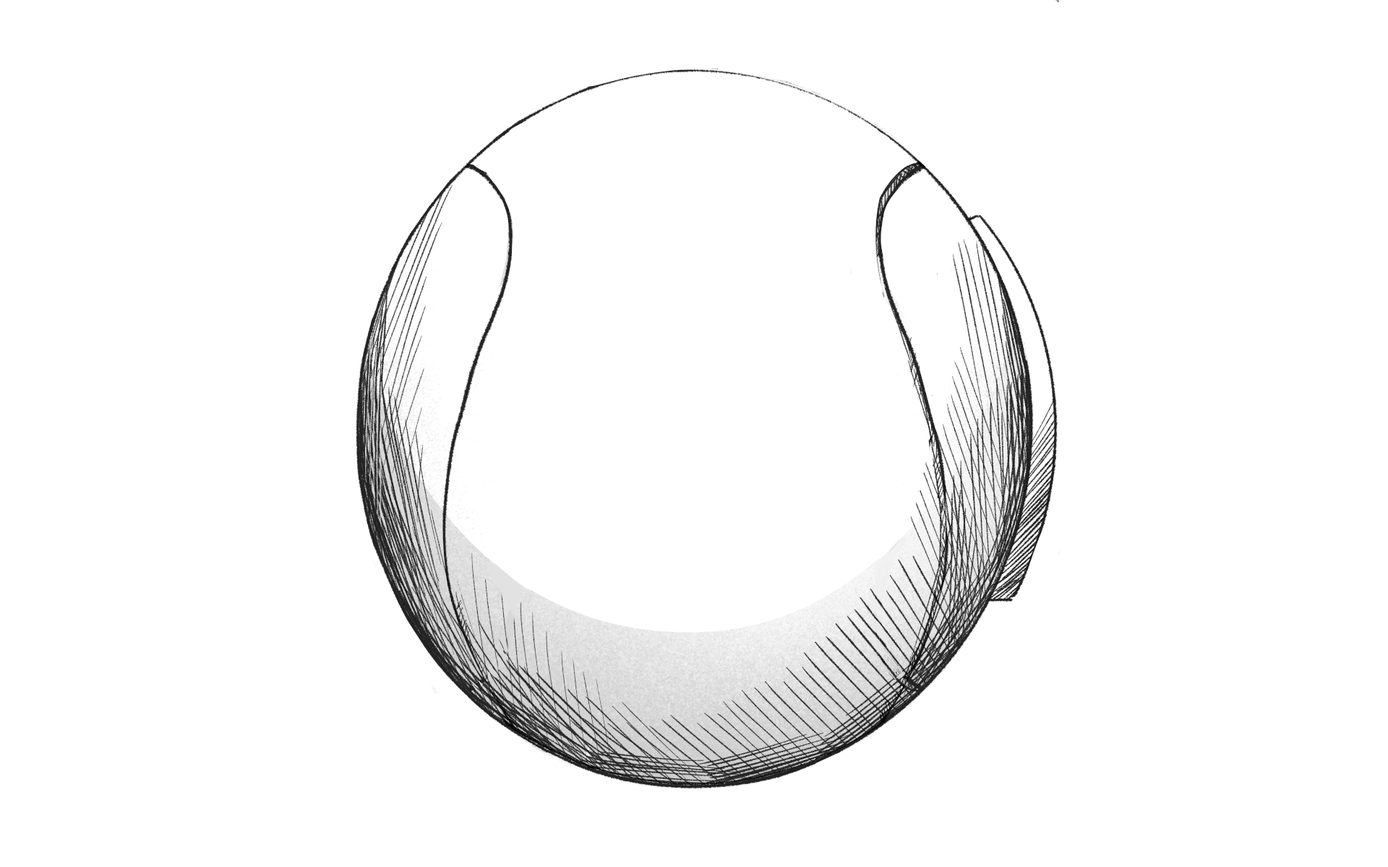
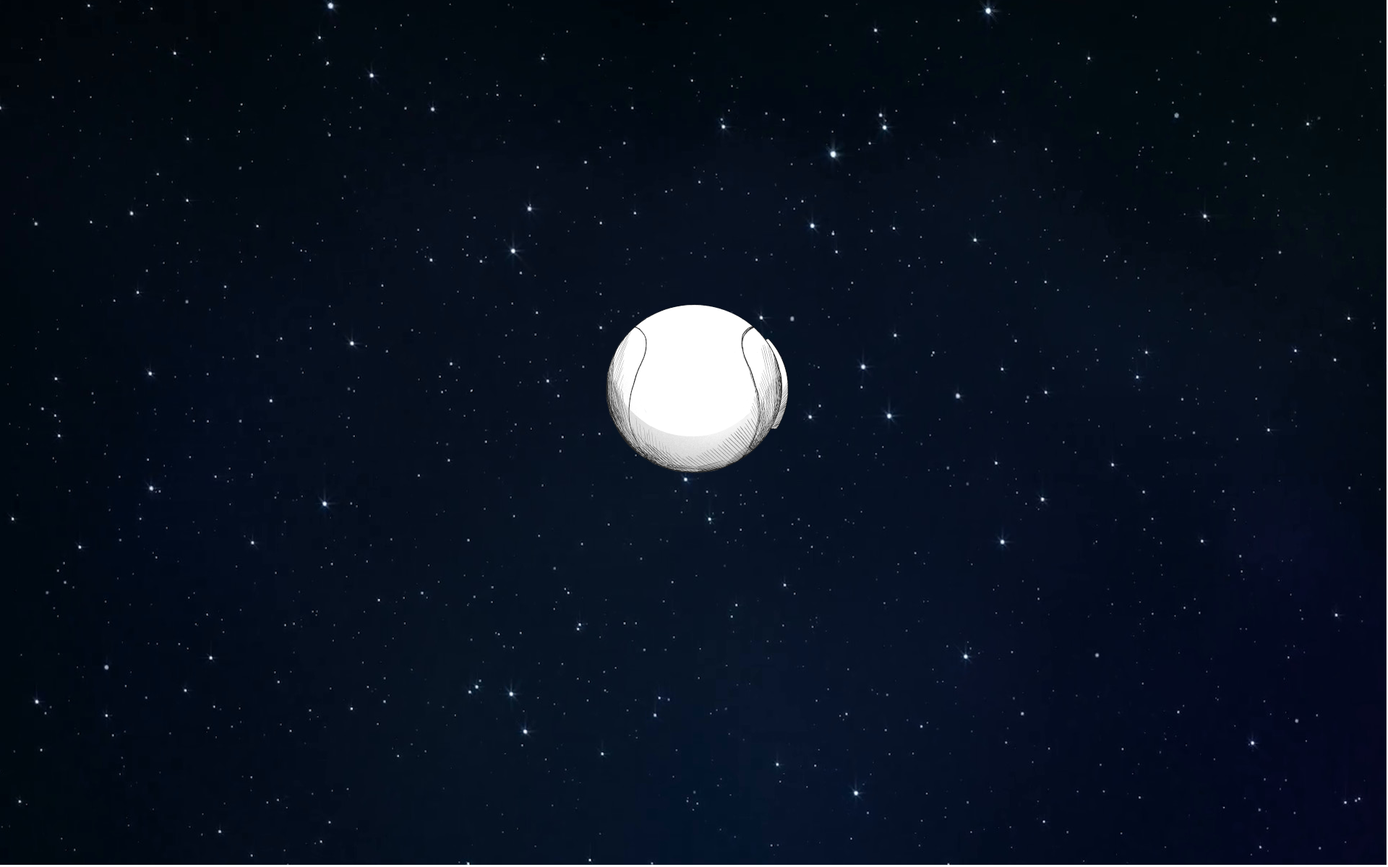
Two versions of the same layered image (1388px x 867px). Layer-by-layer changes:
renamed "Layer 5" to "pod", painted on it over [left=354, top=0, right=1060, bottom=791]
renamed "Background" to "background", showed it, painted on it over [left=0, top=0, right=1387, bottom=866]
